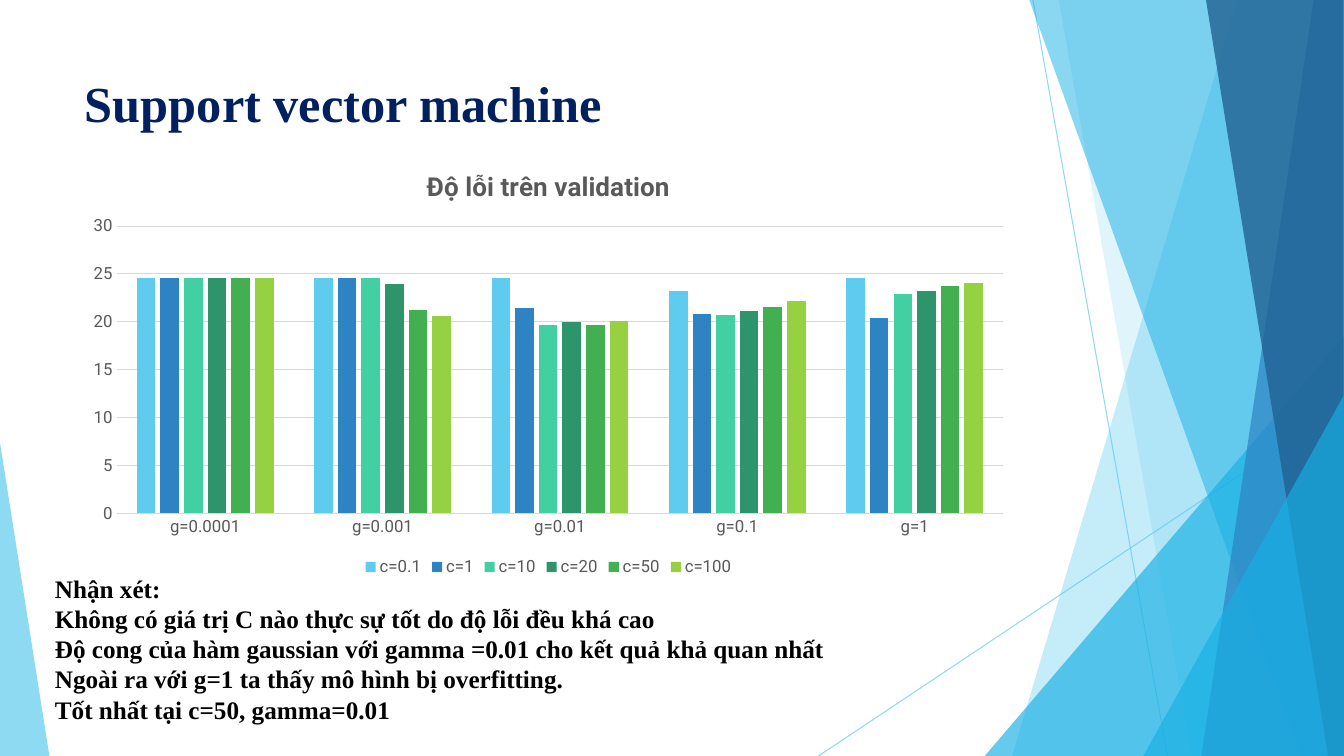
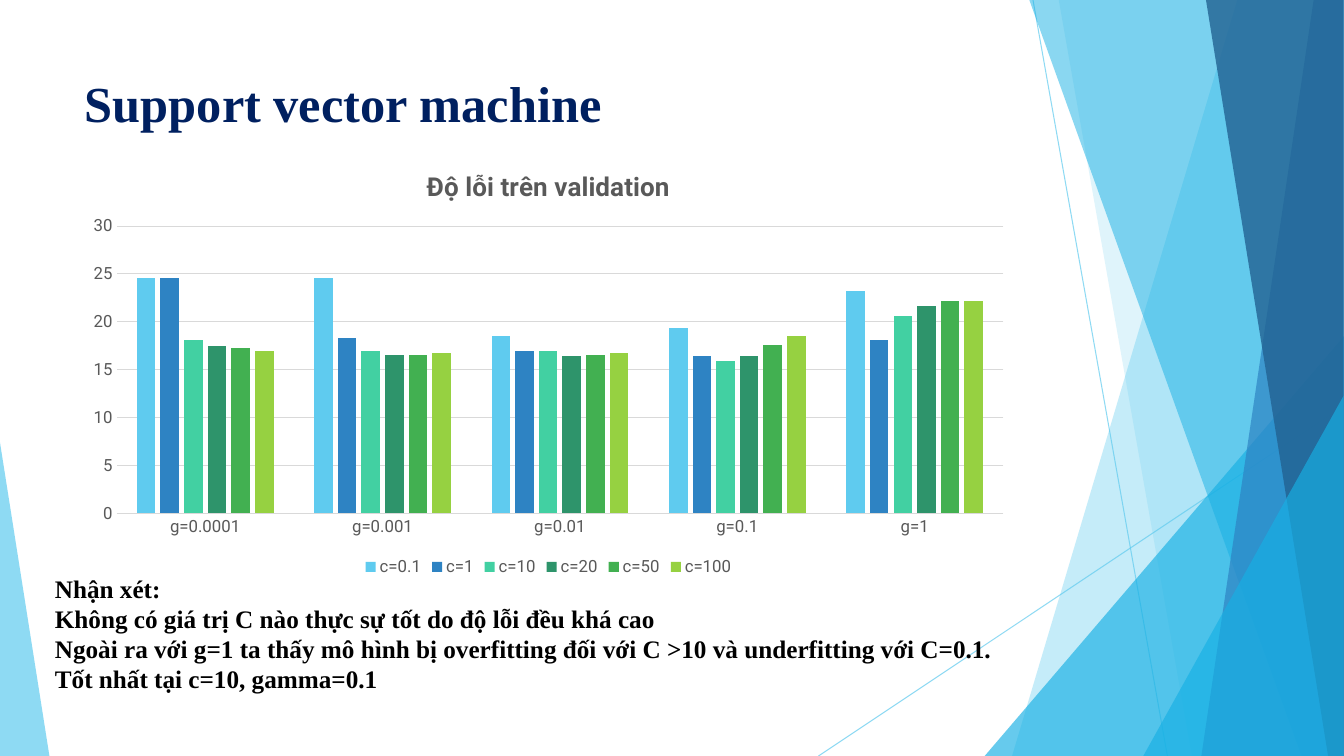
Before and after one commit to NguyenVTai/Datascience_2016-2, a slide deck: slide 23 of report/BÁO CÁO ĐỒ ÁN CUỐI KỲ.pptx (slide 18 before the commit). Drawn at 1344x756 pixels with LibreOffice and Linux fonts; fonts in the diff are those of the drawing. Boxes give left, top, right and bottom in pixels: in the first picture for what was removed or moved away, otherwise in the second. Text is boxed around its words. In the diff, an @@ line names an element or a change of style, - is before the commit and + after.

```diff
--- a/report/BÁO CÁO ĐỒ ÁN CUỐI KỲ.pptx
+++ b/report/BÁO CÁO ĐỒ ÁN CUỐI KỲ.pptx
@@ column chart at [75,153,1022,581] @@
@@ c=0.1, g=0.01: 24.6 to 18.5 @@
@@ c=0.1, g=0.1: 23.2 to 19.3 @@
@@ c=0.1, g=1: 24.6 to 23.2 @@
-c=1: 24.6, 24.6, 21.4, 20.8, 20.4
+c=1: 24.6, 18.3, 17, 16.4, 18.1
-c=10: 24.6, 24.6, 19.7, 20.8, 22.9
+c=10: 18.1, 16.9, 17, 15.9, 20.6
-c=20: 24.6, 24, 20, 21.1, 23.2
+c=20: 17.5, 16.6, 16.4, 16.4, 21.6
-c=50: 24.6, 21.2, 19.6, 21.5, 23.7
+c=50: 17.3, 16.6, 16.5, 17.6, 22.2
-c=100: 24.6, 20.6, 20.1, 22.2, 24
+c=100: 17, 16.7, 16.8, 18.5, 22.1
@@ text at [55,639,990,694]: text changed @@
-Độ cong của hàm gaussian với gamma =0.01 cho kết quả khả quan nhất
-Ngoài ra với g=1 ta thấy mô hình bị overfitting.
-Tốt nhất tại c=50, gamma=0.01
+Ngoài ra với g=1 ta thấy mô hình bị overfitting đối với C >10 và underfitting với C=0.1.
+Tốt nhất tại c=10, gamma=0.1
```
Also in this commit, not shown: 9 other slides changed, 8 slides added, 2 slides removed.
